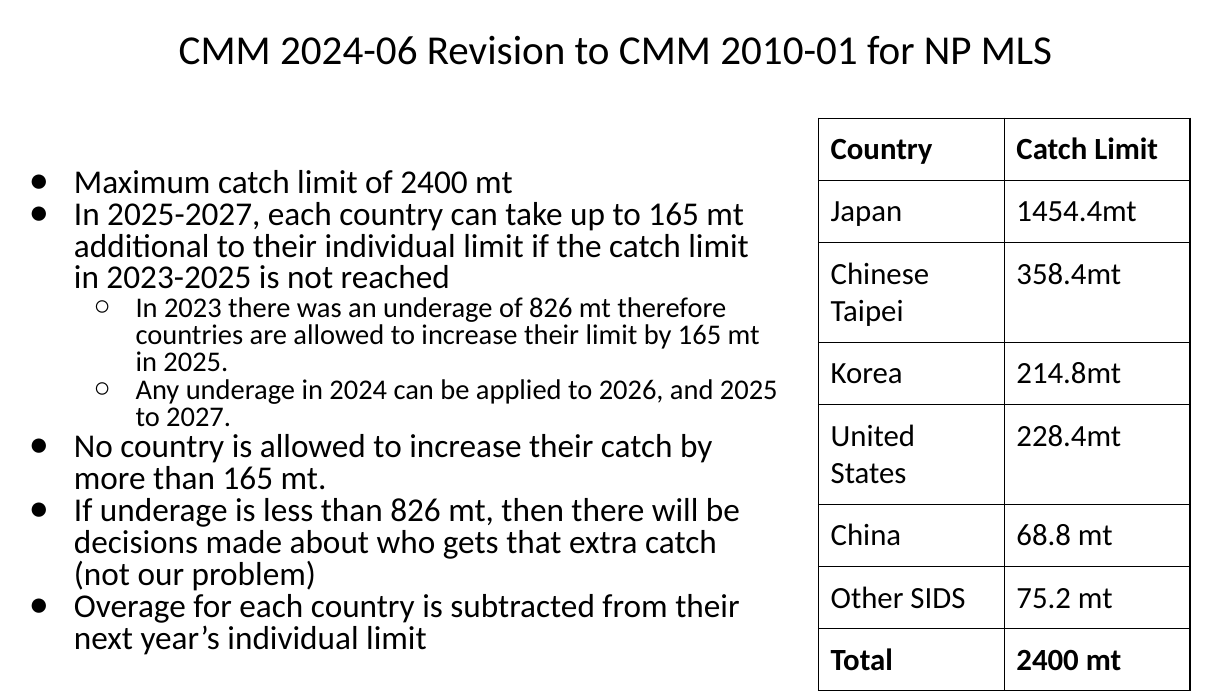
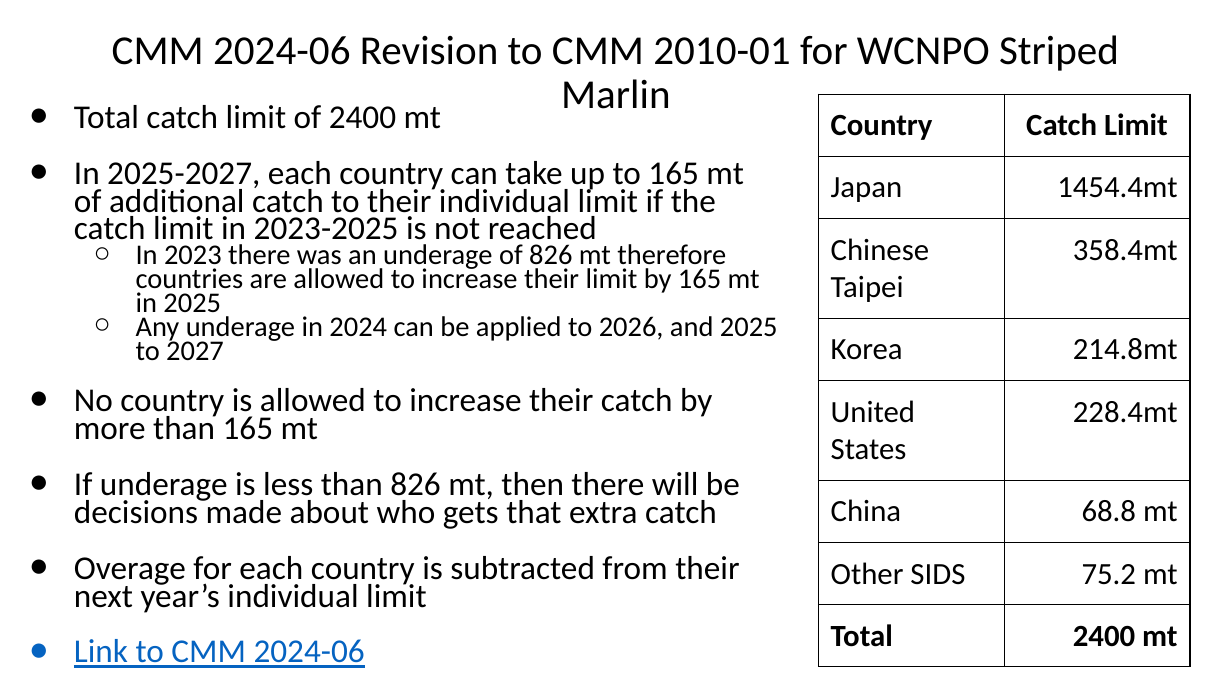
Before and after one commit to PIFSCstockassessments/2024-WCNPO-MLS-Rebuilding, a slide deck: slide 7 of 2025-MLS-projections/2025 MLS projections for CMM 24-06.pptx (slide 4 before the commit). Drawn at 1232x693 pixels with LibreOffice and Linux fonts; fonts in the diff are those of the drawing. Boxes give left, top, right and bottom in pixels: in the first picture for what was removed or moved away, otherwise in the second. Text is boxed around its words. In the diff, an @@ line names an element or a change of style, - is before the commit and + after.

Commit message:
Update presentation

```diff
--- a/2025-MLS-projections/2025 MLS projections for CMM 24-06.pptx
+++ b/2025-MLS-projections/2025 MLS projections for CMM 24-06.pptx
@@ title at bbox=[112, 35, 1119, 109]: text changed @@
-CMM 2024-06 Revision to CMM 2010-01 for NP MLS
+CMM 2024-06 Revision to CMM 2010-01 for WCNPO Striped Marlin
@@ text at bbox=[74, 105, 778, 529]: paragraph added @@
+● Link to CMM 2024-06
@@ text "Total catch limit of 2400 ...": place and size @@
-text "Total catch limit of 2400 ..." at bbox=[74, 170, 778, 655]
+text "Total catch limit of 2400 ..." at bbox=[74, 105, 778, 529]
@@ text "Total catch limit of 2400 ..." at bbox=[74, 105, 778, 529]: line spacing 0.8 to 0.7 @@
@@ text at bbox=[74, 105, 778, 529]: text changed @@
-● Maximum catch limit of 2400 mt
-● In 2025-2027, each country can take up to 165 mt additional to their individual limit if the catch limit in 2023-2025 is not reached
-  ○ In 2023 there was an underage of 826 mt therefore countries are allowed to increase their limit by 165 mt in 2025.
-  ○ Any underage in 2024 can be applied to 2026, and 2025 to 2027.
-● No country is allowed to increase their catch by more than 165 mt.
-● If underage is less than 826 mt, then there will be decisions made about who gets that extra catch (not our problem)
+● Total catch limit of 2400 mt
+● In 2025-2027, each country can take up to 165 mt of additional catch to their individual limit if the catch limit in 2023-2025 is not reached
+  ○ In 2023 there was an underage of 826 mt therefore countries are allowed to increase their limit by 165 mt in 2025
+  ○ Any underage in 2024 can be applied to 2026, and 2025 to 2027
+● No country is allowed to increase their catch by more than 165 mt
+● If underage is less than 826 mt, then there will be decisions made about who gets that extra catch
@@ table at bbox=[819, 94, 1190, 661] @@
@@ alignment left to centre @@
@@ alignment left to right @@
@@ table: place and size @@
-table at bbox=[819, 118, 1190, 685]
+table at bbox=[819, 94, 1190, 661]
```
Also in this commit, not shown: 10 other slides changed, 13 slides added, 4 slides removed, 16 other files.
